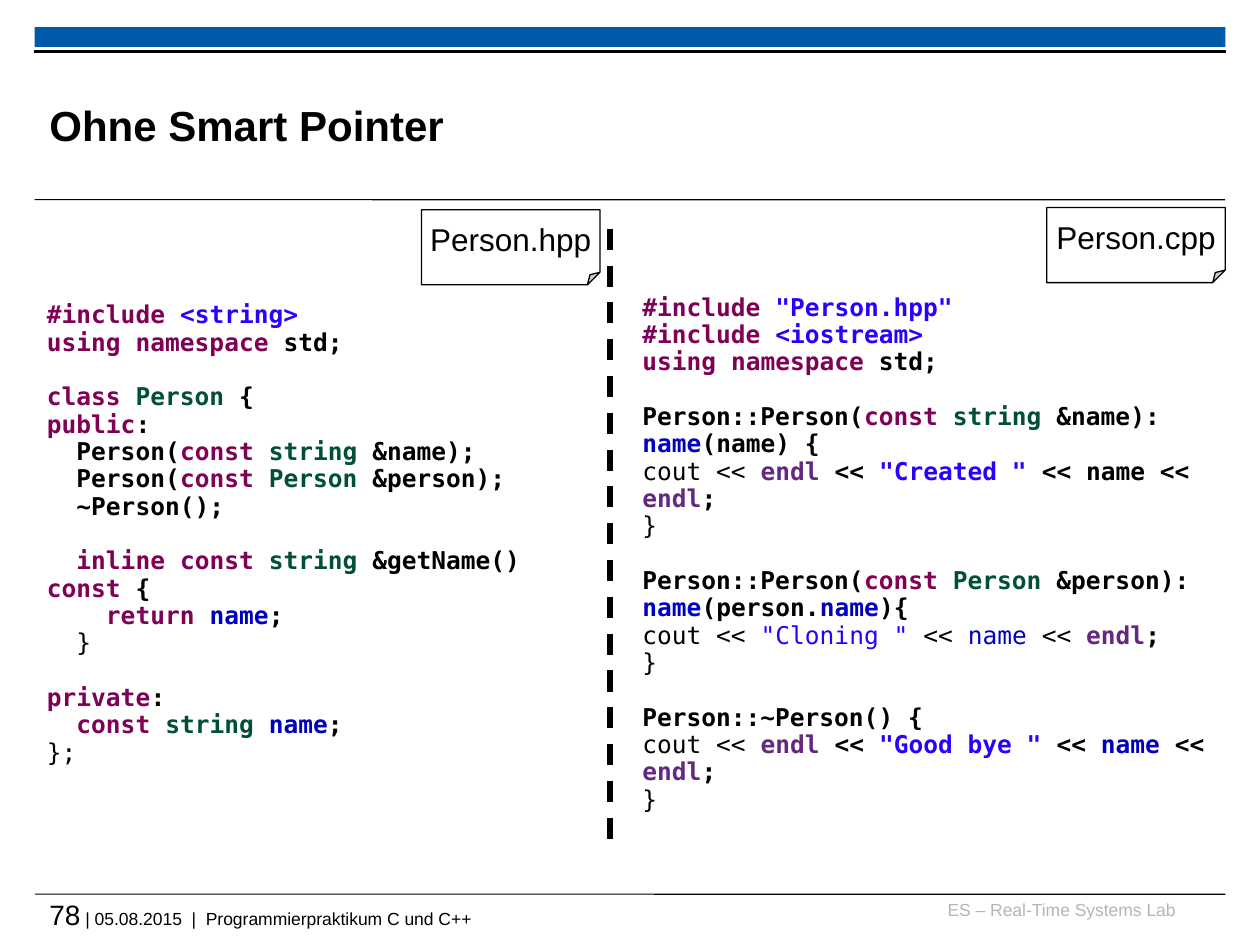
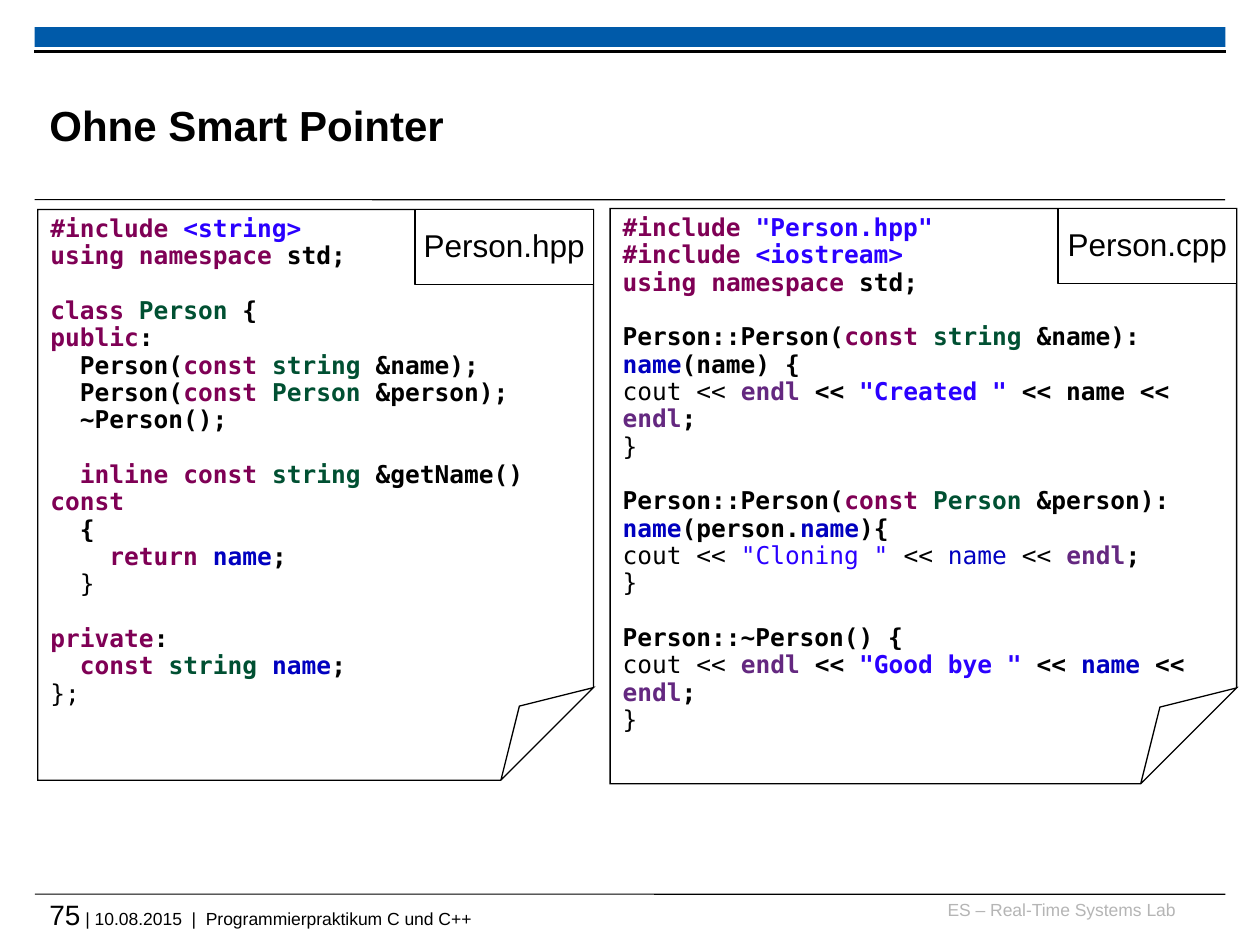
Before and after one commit to h82k/tud-cppp, a slide deck: slide 75 of vorlesung/cppp_lecture.pptx (slide 78 before the commit). Drawn at 1260x945 pixels with LibreOffice and Linux fonts; fonts in the diff are those of the drawing; background and template pictures are left out. Boxes give left, top, right and bottom in pixels: in the first picture for what was removed or moved away, otherwise in the second. Text is boxed around its words. In the diff, an @@ line names an element or a change of style, - is before the commit and + after.

```diff
--- a/vorlesung/cppp_lecture.pptx
+++ b/vorlesung/cppp_lecture.pptx
@@ folded corner "#include <string>" at [38, 209, 593, 780]: outline none to #000000 0.75 pt @@
@@ folded corner "#include <string>": place and size @@
-folded corner "#include <string>" at [47, 303, 520, 738]
+folded corner "#include <string>" at [38, 209, 593, 780]
@@ rectangle "Person.hpp": place and size @@
-rectangle "Person.hpp" at [422, 210, 601, 286]
+rectangle "Person.hpp" at [415, 209, 593, 285]
@@ rectangle "Person.hpp" at [415, 209, 593, 285]: folded corner to rectangle @@
@@ folded corner "#include "Person.hpp"": place and size @@
-folded corner "#include "Person.hpp"" at [642, 296, 1189, 784]
+folded corner "#include "Person.hpp"" at [610, 209, 1236, 785]
@@ folded corner "#include "Person.hpp"" at [610, 209, 1236, 785]: outline none to #000000 0.75 pt @@
@@ rectangle "Person.cpp" at [1058, 209, 1237, 285]: folded corner to rectangle @@
@@ rectangle "Person.cpp": place and size @@
-rectangle "Person.cpp" at [1047, 208, 1226, 284]
+rectangle "Person.cpp" at [1058, 209, 1237, 285]
@@ line removed from (610, 229) to (610, 849) @@
@@ text in folded corner at [50, 463, 524, 511]: text changed @@
-inline const string &getName() const {
+inline const string &getName() const
+{
@@ text at [49, 905, 471, 929]: text changed @@
-78 | 05.08.2015 | Programmierpraktikum C und C++
+75 | 10.08.2015 | Programmierpraktikum C und C++
```
Also in this commit, not shown: 70 other slides changed, 1 slide added, 1 slide removed, 1 other file.
